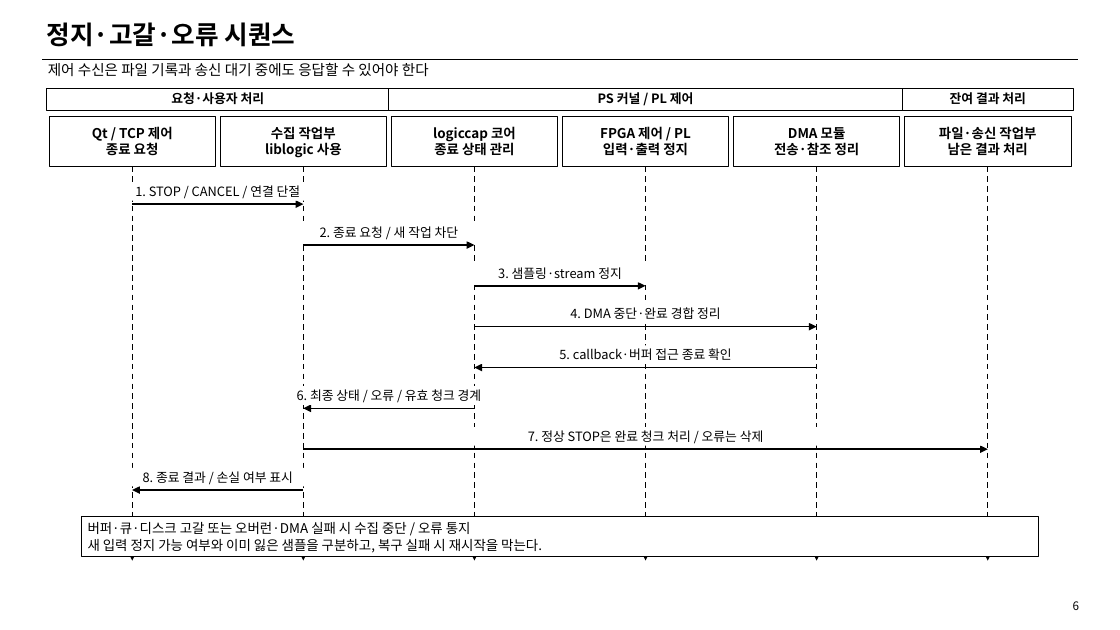
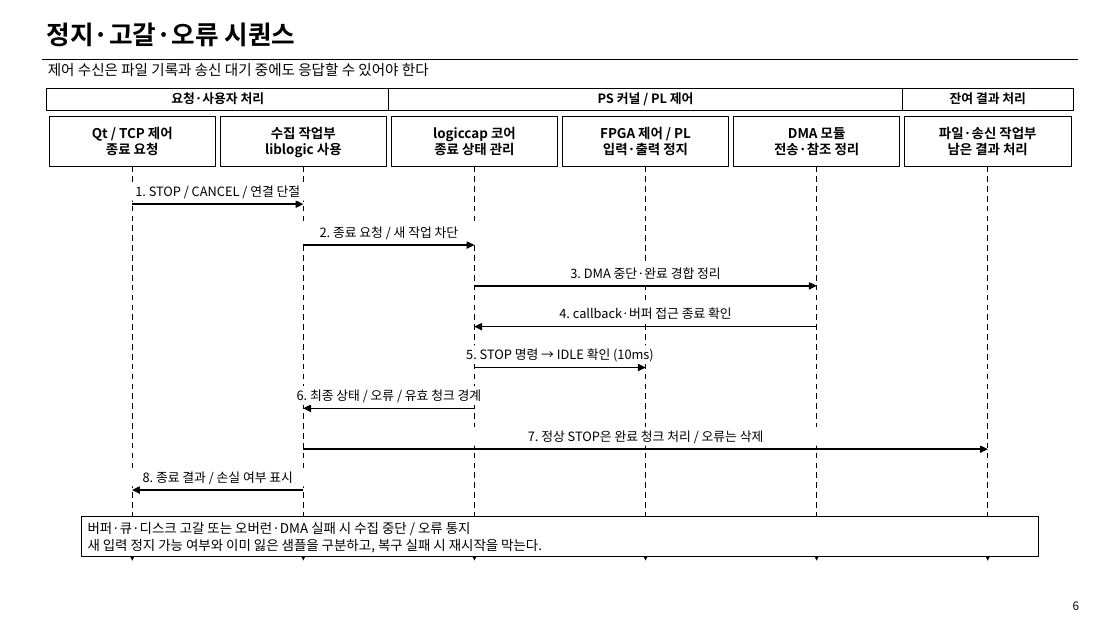
Before and after one commit to shinyuji/lucky_kernel, a slide deck: slide 8 of docs/FPGA_Linux_Qt_Sequence_Diagram.pptx. Drawn at 1120x630 pixels with LibreOffice and Linux fonts; fonts in the diff are those of the drawing. Boxes give left, top, right and bottom in pixels: in the first picture for what was removed or moved away, otherwise in the second. Text is boxed around its words. In the diff, an @@ line names an element or a change of style, - is before the commit and + after.

```diff
--- a/docs/FPGA_Linux_Qt_Sequence_Diagram.pptx
+++ b/docs/FPGA_Linux_Qt_Sequence_Diagram.pptx
@@ rectangle removed at box(437, 264, 683, 282) @@
-3. 샘플링·stream 정지
@@ 2 arrows, 1 rectangle: place and size @@
-2 arrows, 1 rectangle at box(474, 307, 816, 367)
+2 arrows, 1 rectangle at box(474, 264, 816, 326)
@@ text in rectangle at box(570, 267, 721, 279): text changed @@
-4. DMA 중단·완료 경합 정리
+3. DMA 중단·완료 경합 정리
@@ text at box(559, 307, 732, 319): text changed @@
-5. callback·버퍼 접근 종료 확인
+4. callback·버퍼 접근 종료 확인
@@ text added at box(466, 348, 654, 362), 16.5 pt, text #000000 @@
+5. STOP 명령 → IDLE 확인 (10ms)
@@ arrow moved from (474, 286) - (646, 286) to (474, 367) - (646, 367) @@
```
Also in this commit, not shown: 5 other slides changed.
